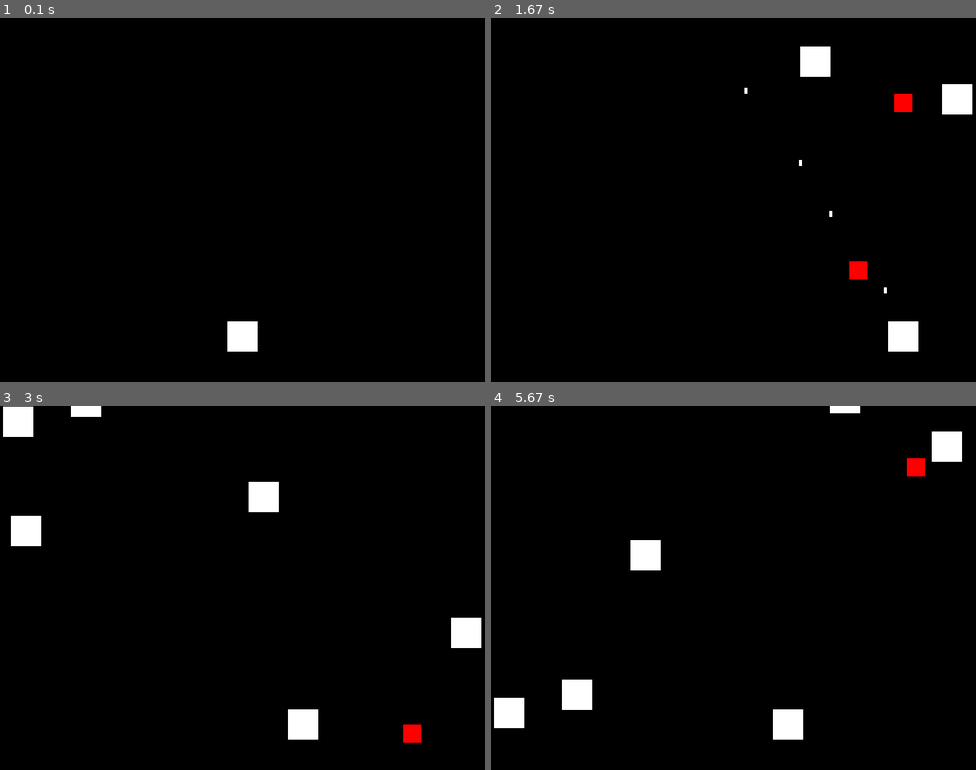
Above: before the commit, frames 1-4 (two rows, left to right).
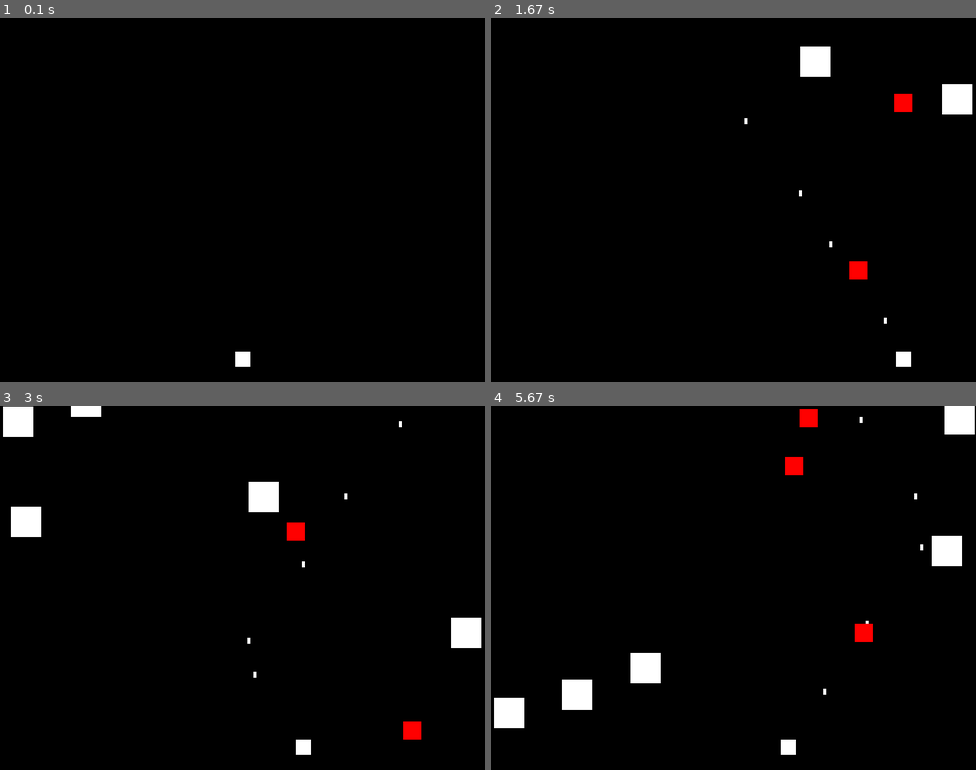
Above: after the commit, the same moments.

Repository: ray4585/Pygame-alien-sidescroller
Game: pygame game, started from main.py
Two runs of this game, one before a commit and one after it. Both use one fixed random seed, a clock stepped at 60 frames per second and the inputs below.
Inputs:
- Up to frame 1 (0.1 s): no input
- Up to frame 2 (1.67 s): tap Space at 0.33, 0.73, 1.03, 1.23, 1.53 s; hold Right 0.67-1.13 s; hold Right 1.17-1.63 s
- Up to frame 3 (3 s): hold Left 1.67-2.2 s; tap Space at 1.73, 2.03, 2.3, 2.6, 2.73 s; hold Left 2.23-2.63 s; hold Right from 2.67 s (still down)
- Up to frame 4 (5.67 s): tap Space at 3.03, 3.4, 3.7, 3.9, 4.2, 4.4, 4.7, 4.9, 5.2, 5.47 s; release Right at 3.3 s; hold Left 3.33-3.8 s; hold Right 3.83-4.3 s; hold Right 4.33-4.8 s; hold Left 4.83-5.37 s; hold Left from 5.4 s (still down)

The runs differ from the first frame. In frame 1, 0.7% of the frame differs, in the area x 46-54%, y 83-96%; in frame 2, 0.7%; in frame 3, 1.3%; in frame 4, 4.1%, in the area x 28-100%, y 0-96%.

Commit message:
Update main.py

Diff:
--- a/main.py
+++ b/main.py
@@ -11,7 +11,7 @@
 BLACK = (0, 0, 0)
 
 # Player
-player_size = 50
+player_size = 25
 player_speed = 5
 bullet_speed = 7
 initial_shooting_speed = 10  # Initial shooting speed
